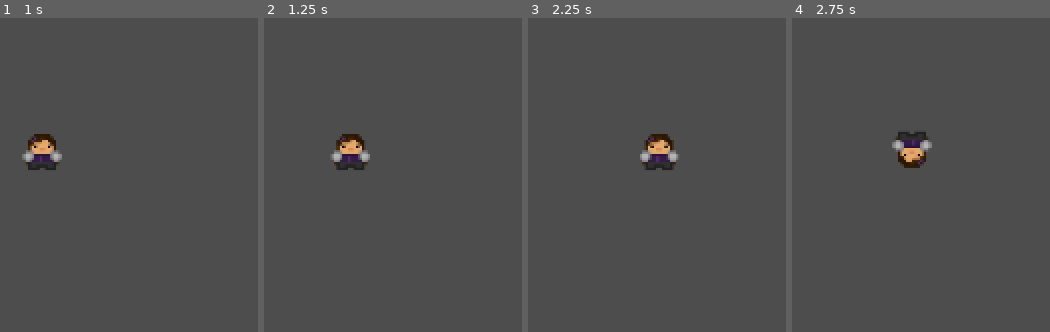
Above: before the commit, frames 1-4 (left to right).
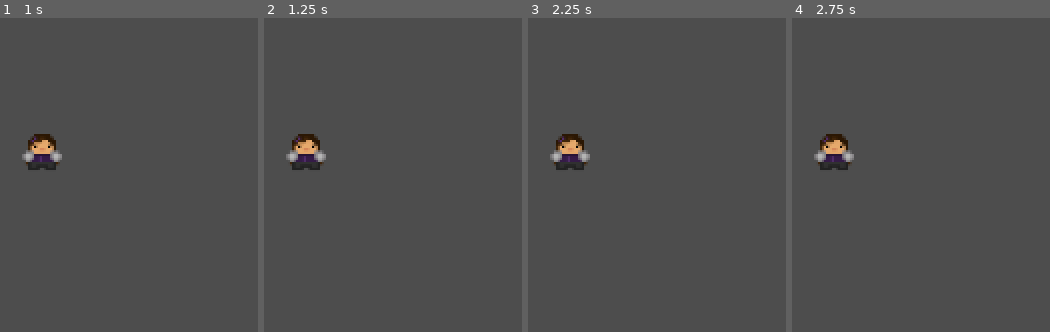
Above: after the commit, the same moments.

Repository: paralinguist/Heist-Server
Game: Godot game, scene res://level_base.tscn
Two runs of this game, one before a commit and one after it. Both use one fixed random seed, a clock stepped at 60 frames per second and the inputs below. This scene is started directly instead of the project's main scene.
Inputs:
- Up to frame 1 (1 s): tap Enter at 0.5 s; hold Up (up) from 0.53 s (still down); tap Q (distract) at 0.6 s
- Up to frame 2 (1.25 s): keep holding Up (up)
- Up to frame 3 (2.25 s): tap Q (distract) at 1.35 s; tap Space (use) at 2, 2.1 s; release Up (up) at 2.03 s; hold Left (left) from 2.03 s (still down)
- Up to frame 4 (2.75 s): keep holding Left (left); tap Q (distract) at 2.3 s

Frame 1 is identical in both runs. In frame 2, 2.6% of the frame differs, in the area x 8-42%, y 36-49%; in frame 3, 2.6%, in the area x 8-59%, y 36-49%; in frame 4, 2.6%.

Commit message:
charmer update
client and server charmer update

Diff:
--- a/global.gd
+++ b/global.gd
@@ -16,10 +16,11 @@
 
 # Called when the node enters the scene tree for the first time.
 func _ready() -> void:
-    var guards_file = "guards.json"
+    var guards_file = "hrfile.json"
     var guards_text = FileAccess.get_file_as_string(guards_file)
     guards_list = JSON.parse_string(guards_text)
     guards_for_map = get_guards(8)
+    print(guards_list)
 
 # Called every frame. 'delta' is the elapsed time since the previous frame.
 func _process(delta: float) -> void:
@@ -31,8 +32,8 @@
     guards_list.shuffle()
     while len(guards_for_level) < num_guards:
         var guard = guards_list.pop_back()
-        if guard["guard_name"] not in guard_names:
-            guard_names.append(guard["guard_name"])
+        if guard["name"] not in guard_names:
+            guard_names.append(guard["name"])
             guards_for_level.append(guard)
     return guards_for_level
 
--- a/guard.gd
+++ b/guard.gd
@@ -83,7 +83,7 @@
             going_to_end = !going_to_end
 
         rotation = go_direction * TAU/4
-    else:
+    elif not distracted:
         move(round(rotation/(TAU/4)))
     next_rot = not next_rot
 
Not shown, added: dislike_dialogue.txt
Not shown, added: family_dialogue.txt
Not shown, added: passion_dialogue.txt
Not shown, changed: charmer.py
